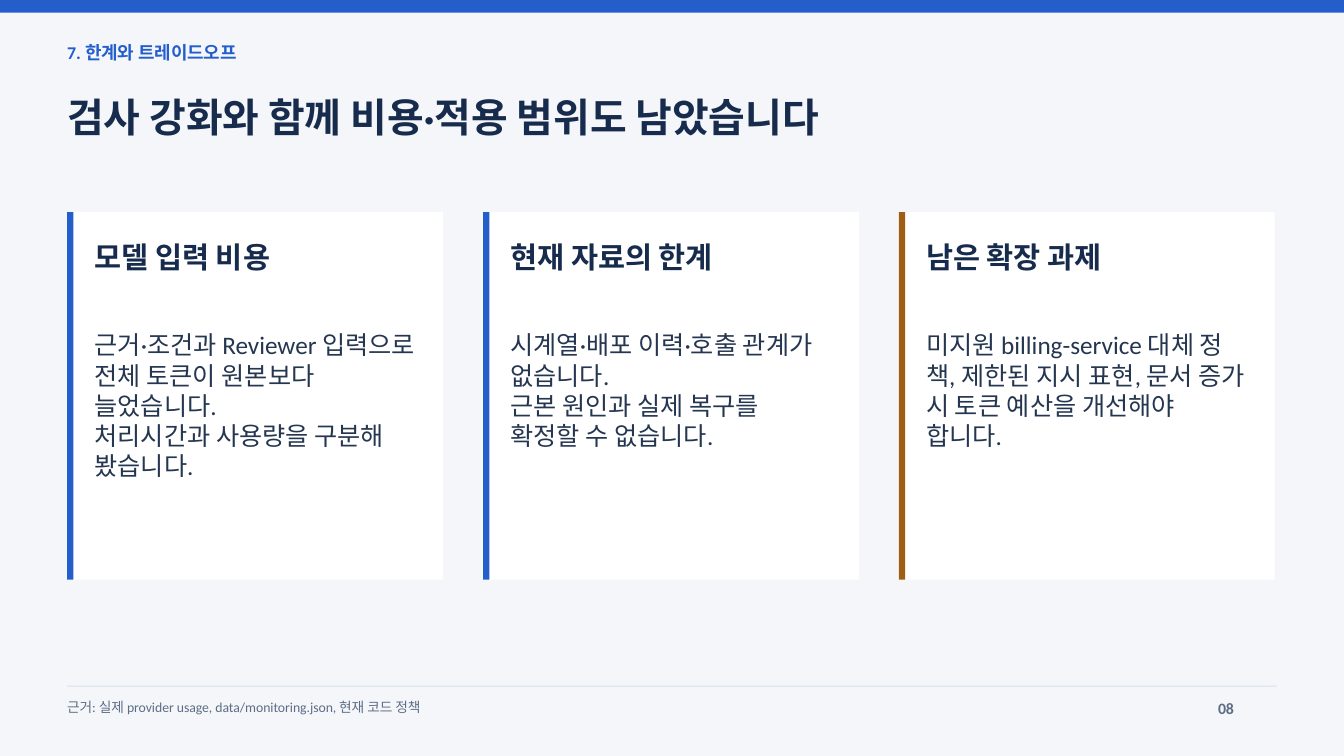
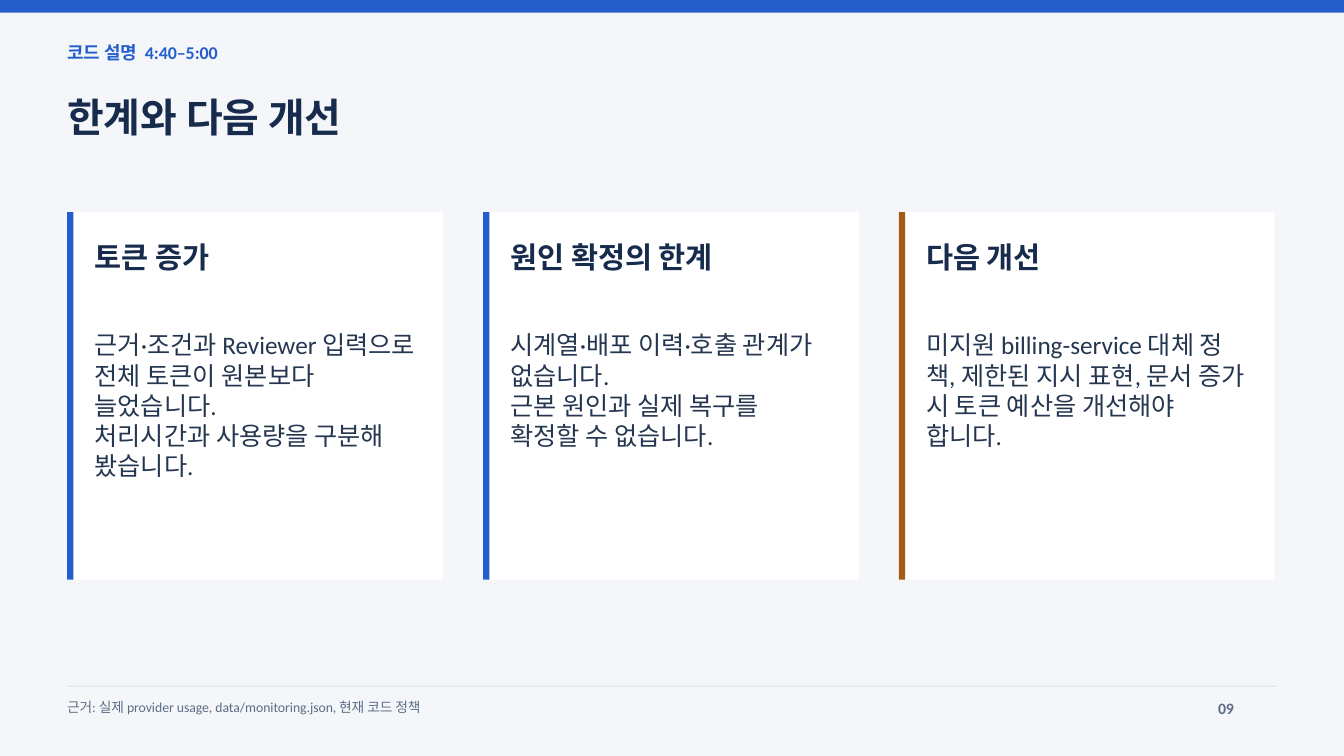
Before and after one commit to jeonginlee09-cpu/skala-ai-mini_project, a slide deck: slide 9 of output/AI_Agent_개선_최종발표.pptx (slide 8 before the commit). Drawn at 1344x756 pixels with LibreOffice and Linux fonts; fonts in the diff are those of the drawing. Boxes give left, top, right and bottom in pixels: in the first picture for what was removed or moved away, otherwise in the second. Text is boxed around its words. In the diff, an @@ line names an element or a change of style, - is before the commit and + after.

```diff
--- a/output/AI_Agent_개선_최종발표.pptx
+++ b/output/AI_Agent_개선_최종발표.pptx
@@ text at (67,44,218,61): text changed @@
-7. 한계와 트레이드오프
+코드 설명 4:40–5:00
@@ text at (67,98,341,136): text changed @@
-검사 강화와 함께 비용·적용 범위도 남았습니다
+한계와 다음 개선
@@ text at (94,243,209,271): text changed @@
-모델 입력 비용
+토큰 증가
@@ text at (510,243,713,271): text changed @@
-현재 자료의 한계
+원인 확정의 한계
@@ text at (926,243,1041,271): text changed @@
-남은 확장 과제
+다음 개선
@@ text at (1218,703,1234,714): text changed @@
-08
+09
```
Also in this commit, not shown: 5 other slides changed, 3 slides added, 3 slides removed, 41 other files.
